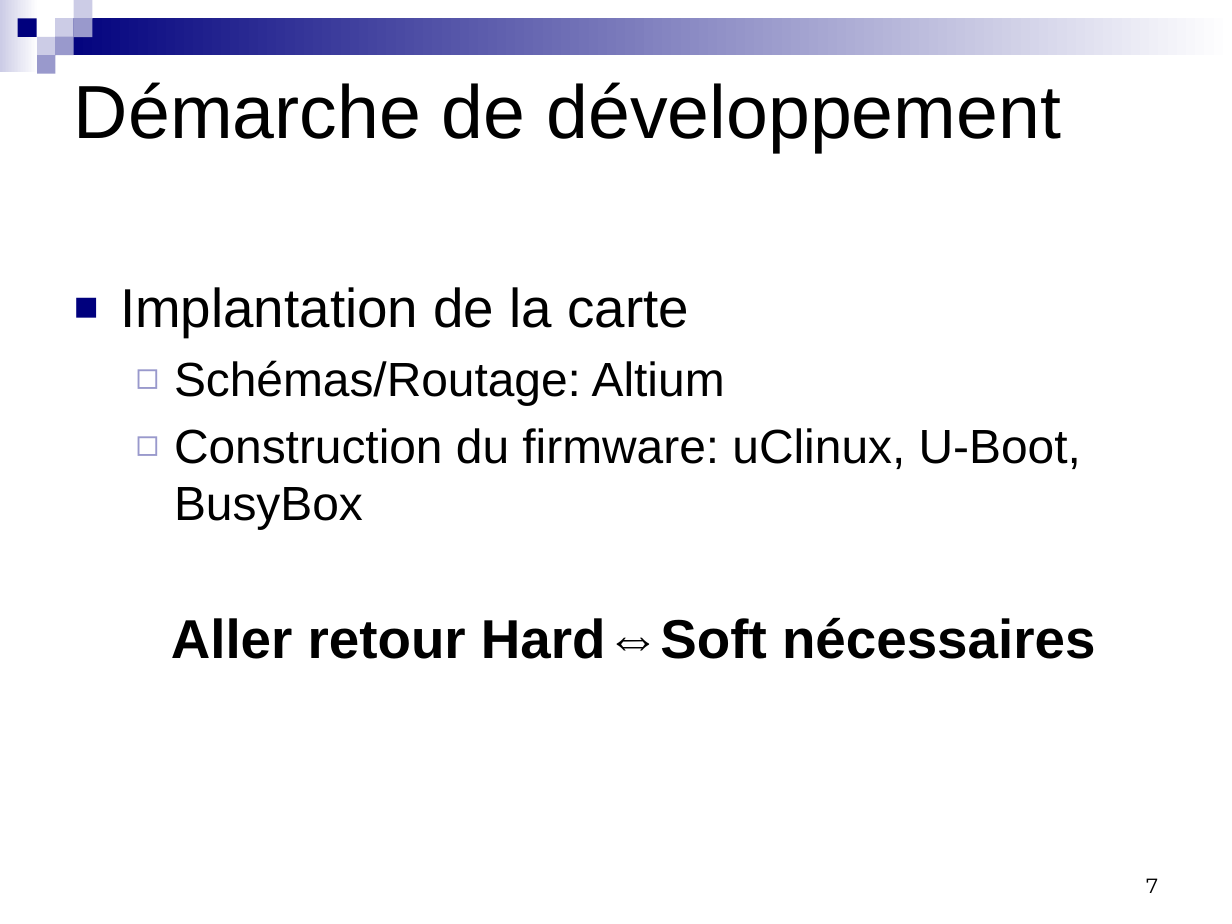
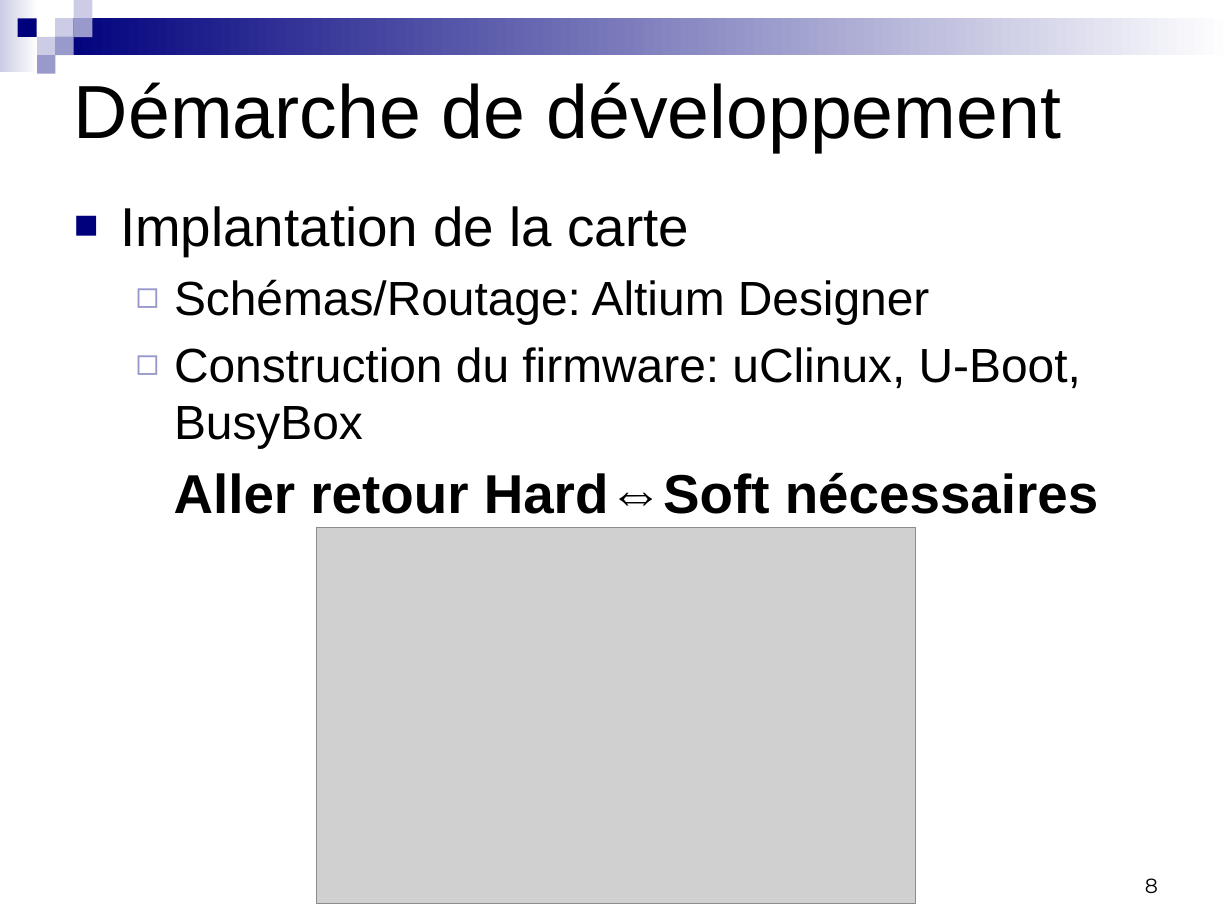
Before and after one commit to badrbouslikhin/Beluga, a slide deck: slide 8 of Rendu/PresentationFinale/Binome13PresentationFinalePRT.pptx (slide 7 before the commit). Drawn at 1232x924 pixels with LibreOffice and Linux fonts; fonts in the diff are those of the drawing; grey boxes stand for pictures. Boxes give left, top, right and bottom in pixels: in the first picture for what was removed or moved away, otherwise in the second. Text is boxed around its words. In the diff, an @@ line names an element or a change of style, - is before the commit and + after.

Commit message:
Final slide

```diff
--- a/Rendu/PresentationFinale/Binome13PresentationFinalePRT.pptx
+++ b/Rendu/PresentationFinale/Binome13PresentationFinalePRT.pptx
@@ text "Implantation de la carte": place and size @@
-text "Implantation de la carte" at bbox=[120, 287, 1081, 530]
+text "Implantation de la carte" at bbox=[120, 206, 1081, 448]
@@ text at bbox=[174, 279, 930, 324]: text changed @@
-  ◻ Schémas/Routage: Altium
+  ◻ Schémas/Routage: Altium Designer
@@ text "Aller retour Hard⇔Soft nécessaires": place and size @@
-text "Aller retour Hard⇔Soft nécessaires" at bbox=[171, 617, 1095, 659]
+text "Aller retour Hard⇔Soft nécessaires" at bbox=[174, 472, 1098, 514]
@@ picture added at bbox=[317, 527, 915, 903] @@
@@ page number at bbox=[1145, 878, 1158, 893]: text changed @@
-7
+8
```
Also in this commit, not shown: 8 other slides changed, 1 slide added.
